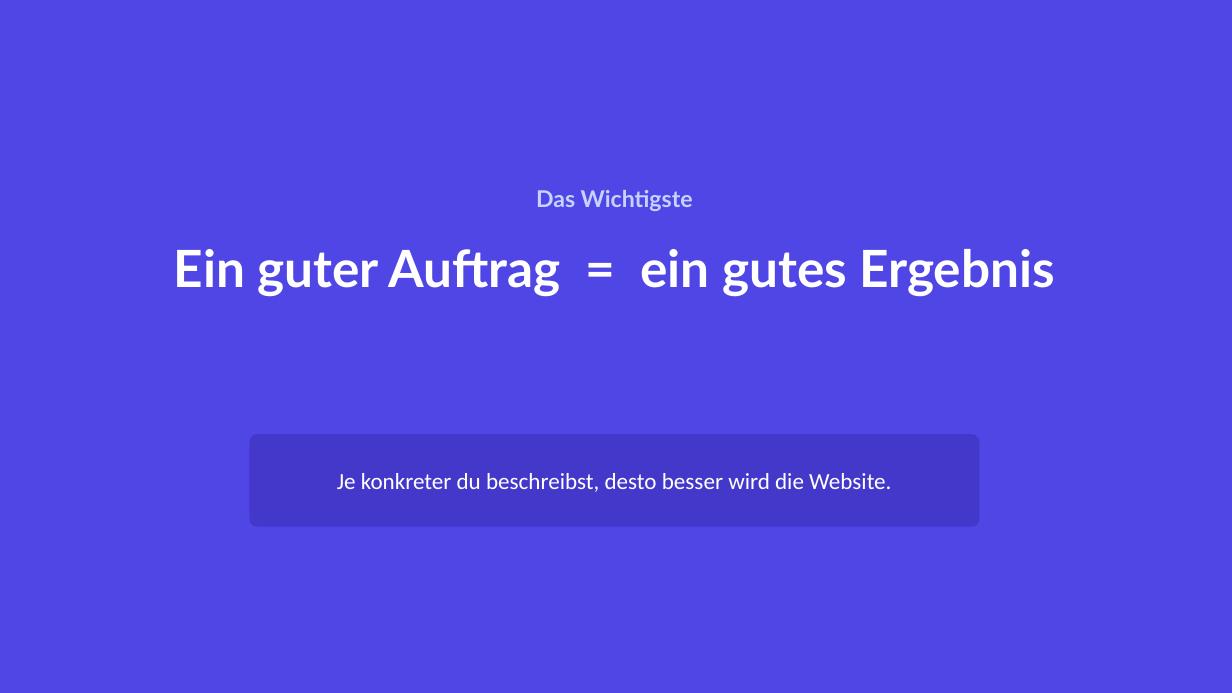
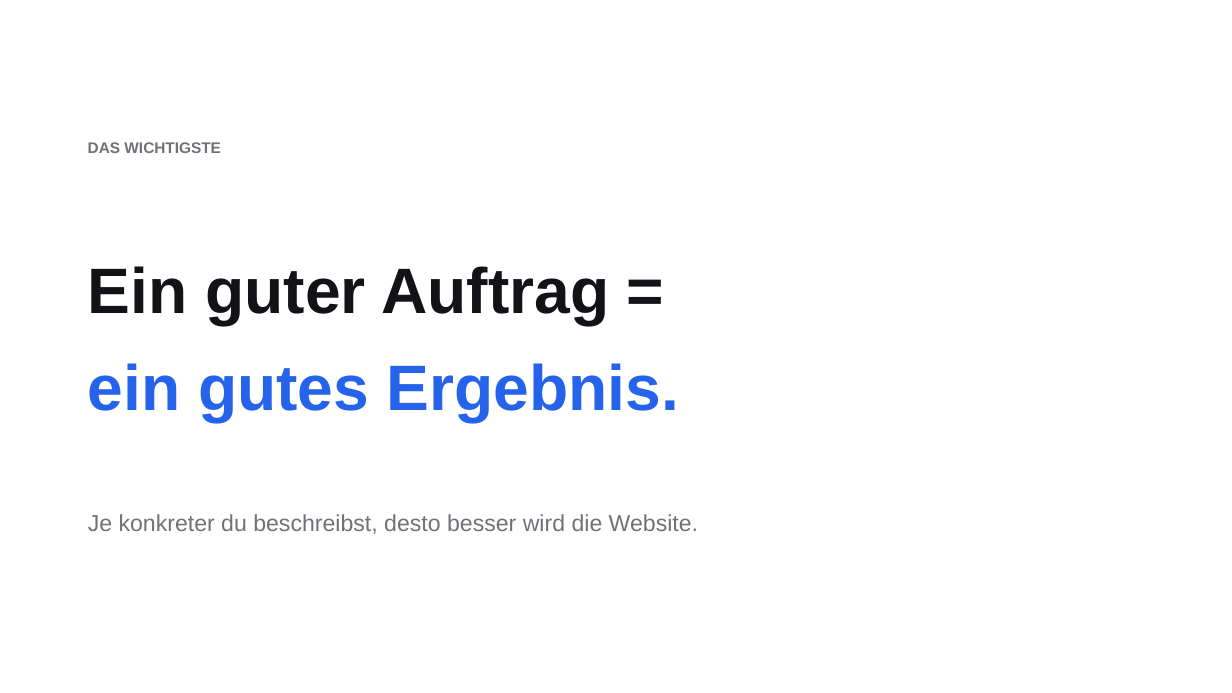
Before and after one commit to criseone/meine-website-ai-studio, a slide deck: slide 6 of unterlagen/slides.pptx. Drawn at 1232x693 pixels with LibreOffice and Linux fonts; fonts in the diff are those of the drawing. Boxes give left, top, right and bottom in pixels: in the first picture for what was removed or moved away, otherwise in the second. Text is boxed around its words. In the diff, an @@ line names an element or a change of style, - is before the commit and + after.

Commit message:
LZ1: zwei Bau-Beispiele (Website + App/Tool)

```diff
--- a/unterlagen/slides.pptx
+++ b/unterlagen/slides.pptx
@@ rectangle removed at (0, 0, 1232, 693) @@
@@ text at (88, 142, 221, 153): text changed; size 40 to 12 pt; font Lato to Arial; text colour #FFFFFF to #71717A @@
-Das Wichtigste
-Ein guter Auftrag = ein gutes Ergebnis
+DAS WICHTIGSTE
@@ text added at (88, 266, 609, 326), 50 pt, text #121316, bold @@
+Ein guter Auftrag =
@@ text added at (88, 363, 679, 423), 50 pt, text #2563EB, bold @@
+ein gutes Ergebnis.
@@ rounded rectangle removed at (250, 434, 980, 527) @@
@@ text "Je konkreter du beschreibst, desto ...": place and size @@
-text "Je konkreter du beschreibst, desto ..." at (337, 473, 891, 492)
+text "Je konkreter du beschreibst, desto ..." at (88, 514, 698, 534)
@@ text "Je konkreter du beschreibst, desto ..." at (88, 514, 698, 534): font Calibri to Arial, text colour #FFFFFF to #71717A; alignment centre to left; vertical alignment middle to top @@
```
Also in this commit, not shown: 9 other slides changed, 10 other files.
